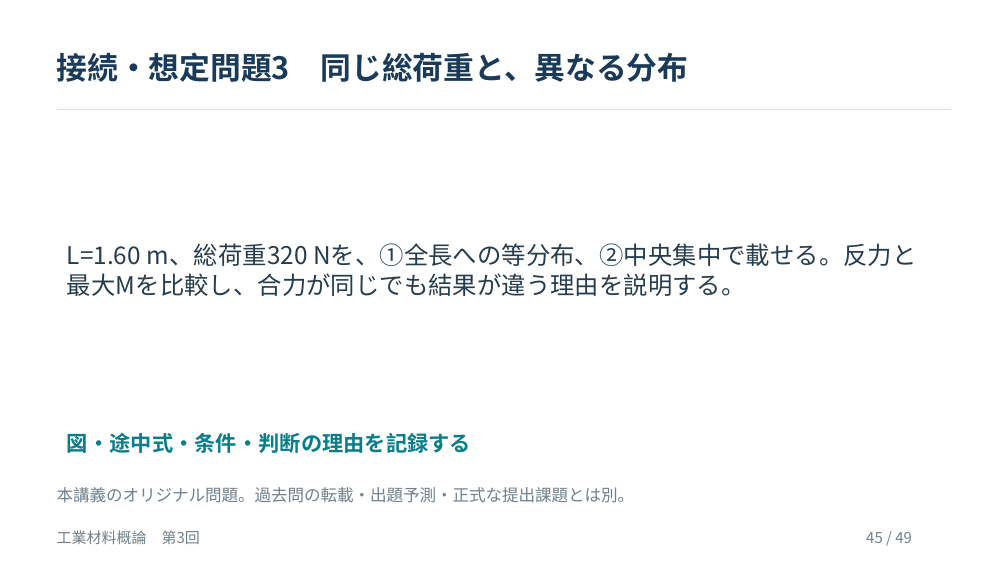
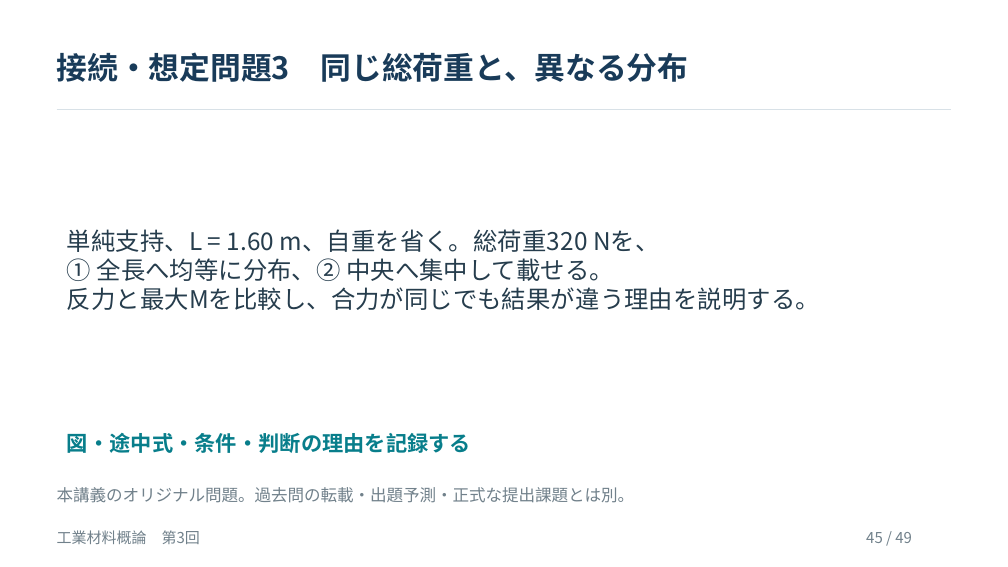
Before and after one commit to zooc-14calbp/industrial-materials-course, a slide deck: slide 45 of 学生用/第03回/03_授業スライド.pptx. Drawn at 1008x567 pixels with LibreOffice and Linux fonts; fonts in the diff are those of the drawing. Boxes give left, top, right and bottom in pixels: in the first picture for what was removed or moved away, otherwise in the second. Text is boxed around its words. In the diff, an @@ line names an element or a change of style, - is before the commit and + after.

```diff
--- a/学生用/第03回/03_授業スライド.pptx
+++ b/学生用/第03回/03_授業スライド.pptx
@@ text at [67, 229, 820, 310]: text changed @@
-L=1.60 m、総荷重320 Nを、①全長への等分布、②中央集中で載せる。反力と最大Mを比較し、合力が同じでも結果が違う理由を説明する。
+単純支持、L = 1.60 m、自重を省く。総荷重320 Nを、
+① 全長へ均等に分布、② 中央へ集中して載せる。
+反力と最大Mを比較し、合力が同じでも結果が違う理由を説明する。
```
Also in this commit, not shown: 11 other slides changed, 8 other files.
